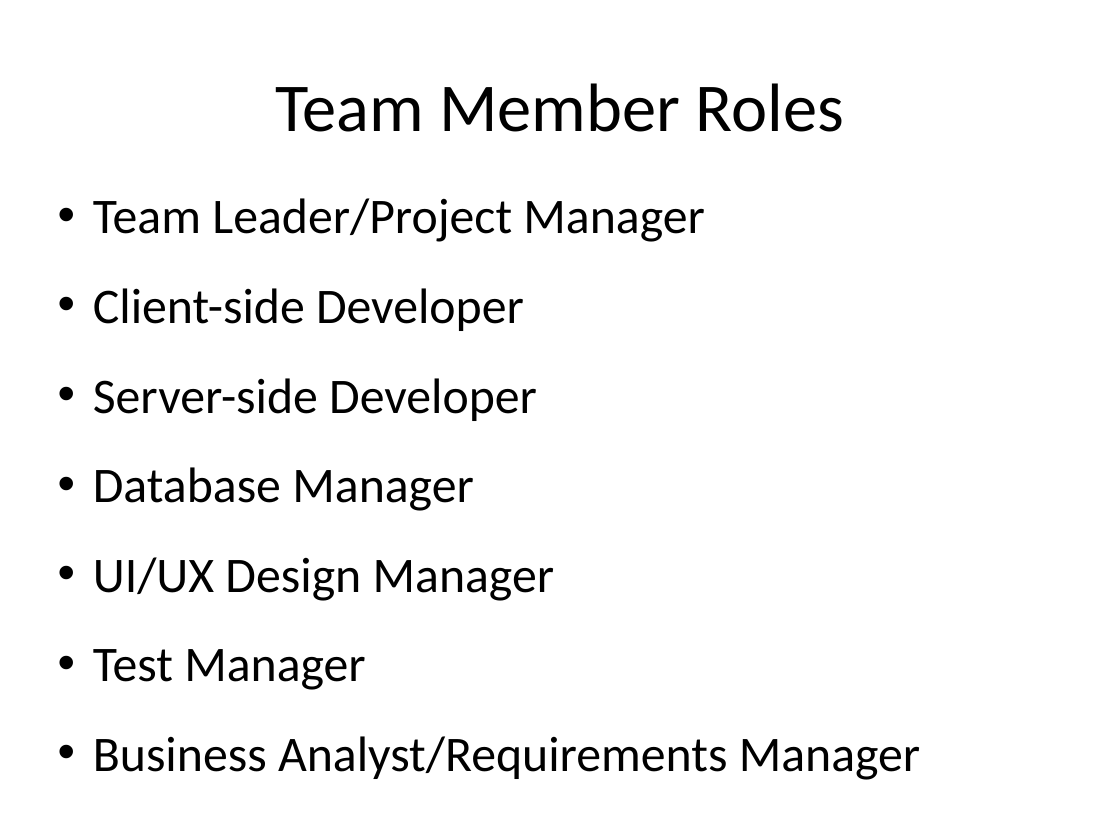
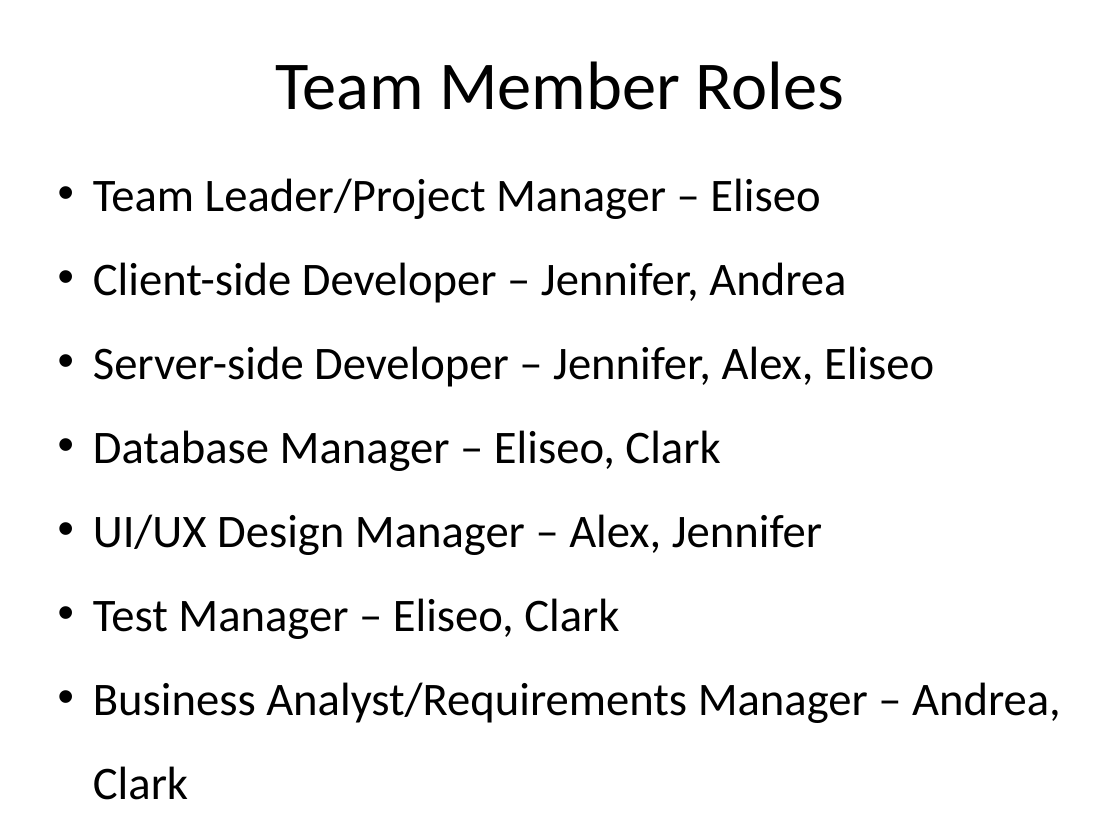
Before and after one commit to ehsantos11/MIST7590-Smithgall-Project, a slide deck: slide 1 of Team Member Roles.pptx. Drawn at 1120x840 pixels with LibreOffice and Linux fonts; fonts in the diff are those of the drawing. Boxes give left, top, right and bottom in pixels: in the first picture for what was removed or moved away, otherwise in the second. Text is boxed around its words. In the diff, an @@ line names an element or a change of style, - is before the commit and + after.

Commit message:
Update Team Member Roles

```diff
--- a/Team Member Roles.pptx
+++ b/Team Member Roles.pptx
@@ text "Team Member Roles": place and size @@
-text "Team Member Roles" at [275,83,844,132]
+text "Team Member Roles" at [275,61,844,110]
@@ text at [93,178,1061,800]: text changed; size 32 to 30 pt @@
-• Team Leader/Project Manager
-• Client-side Developer
-• Server-side Developer
-• Database Manager
-• UI/UX Design Manager
-• Test Manager
-• Business Analyst/Requirements Manager
+• Team Leader/Project Manager – Eliseo
+• Client-side Developer – Jennifer, Andrea
+• Server-side Developer – Jennifer, Alex, Eliseo
+• Database Manager – Eliseo, Clark
+• UI/UX Design Manager – Alex, Jennifer
+• Test Manager – Eliseo, Clark
+• Business Analyst/Requirements Manager – Andrea, Clark
```
